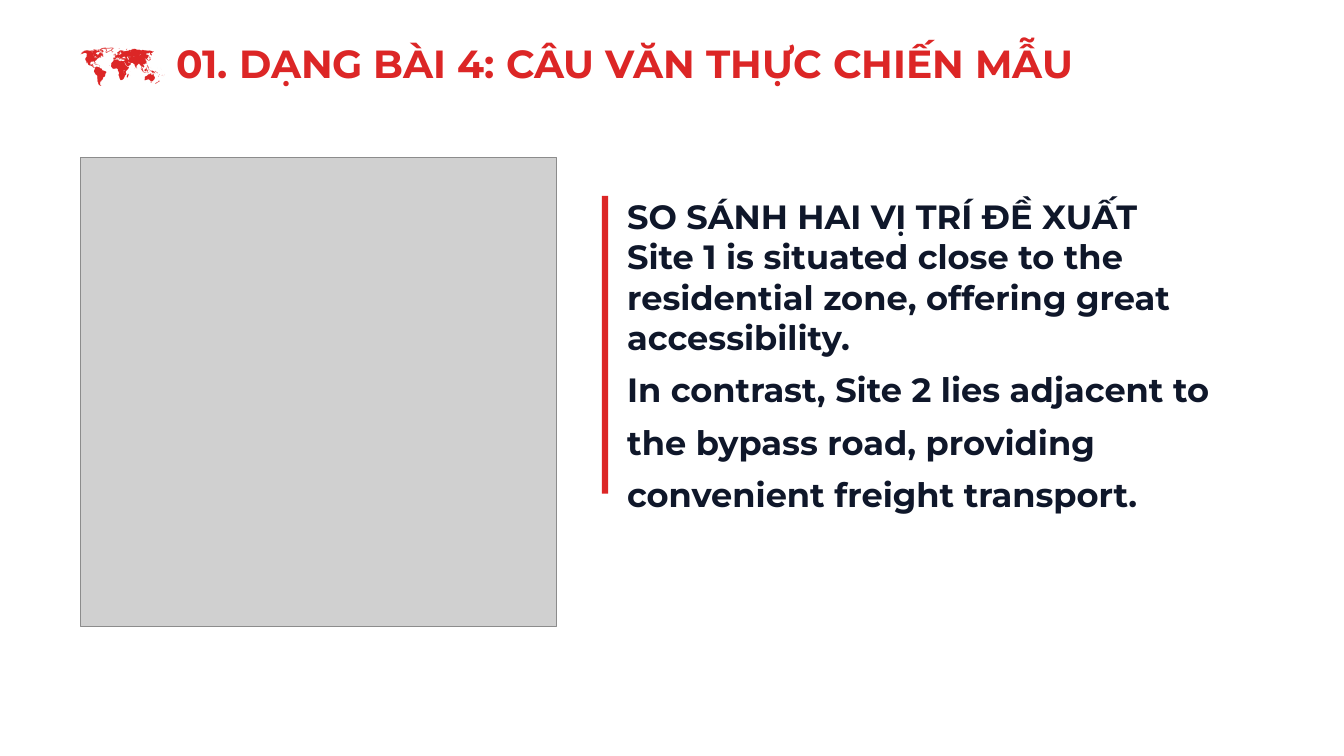
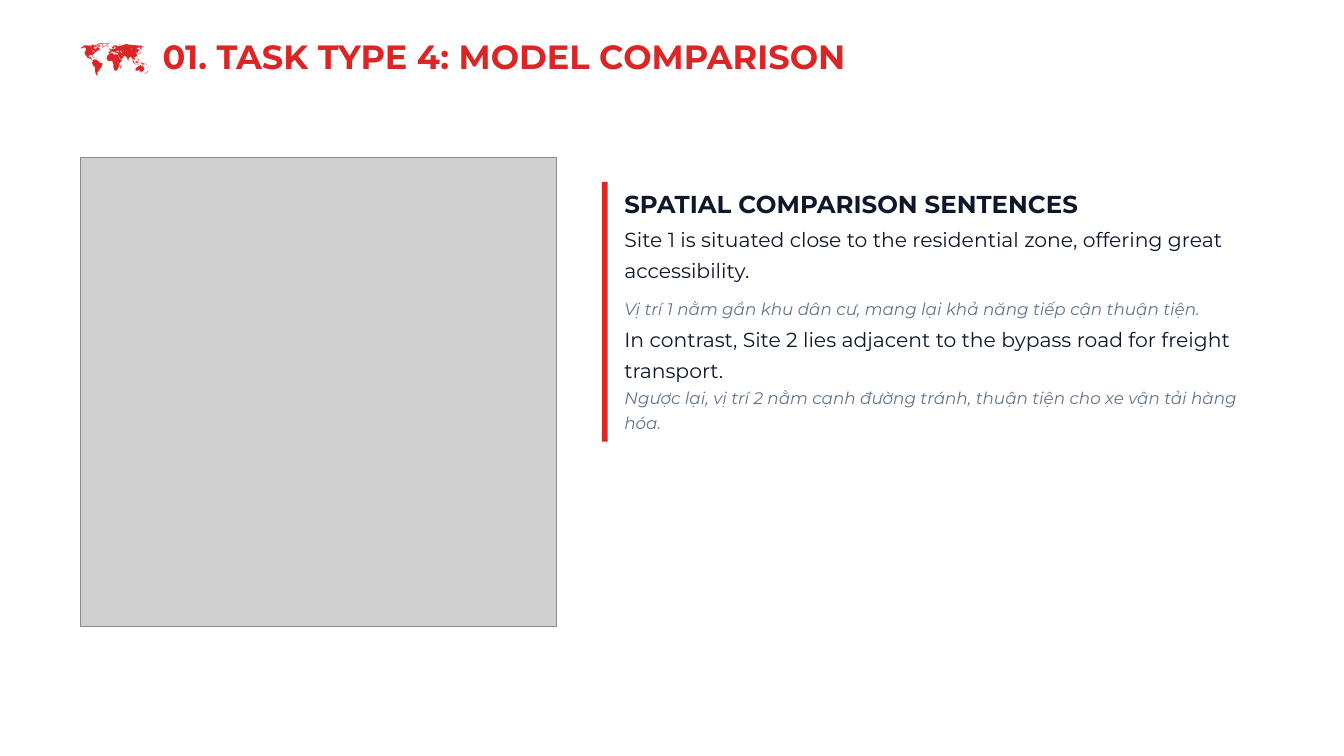
Before and after one commit to snowflake-vibing/KnowledgeLibrary, a slide deck: slide 8 of IELTS/07_YouTube_Studio/01_Slides_Writing_Task1_Map.pptx. Drawn at 1344x756 pixels with LibreOffice and Linux fonts; fonts in the diff are those of the drawing; grey boxes stand for pictures. Boxes give left, top, right and bottom in pixels: in the first picture for what was removed or moved away, otherwise in the second. Text is boxed around its words. In the diff, an @@ line names an element or a change of style, - is before the commit and + after.

```diff
--- a/IELTS/07_YouTube_Studio/01_Slides_Writing_Task1_Map.pptx
+++ b/IELTS/07_YouTube_Studio/01_Slides_Writing_Task1_Map.pptx
@@ text at <box>163,45,845,70</box>: text changed; size 28 to 24 pt @@
-🗺️ 01. DẠNG BÀI 4: CÂU VĂN THỰC CHIẾN MẪU
+🗺️ 01. TASK TYPE 4: MODEL COMPARISON
@@ rectangle: place and size @@
-rectangle at <box>602,196,608,493</box>
+rectangle at <box>602,182,608,443</box>
@@ text at <box>624,195,1237,429</box>: text changed; size 20 to 14.5 pt; bold off; italic off @@
-SO SÁNH HAI VỊ TRÍ ĐỀ XUẤT
-Site 1 is situated close to the residential zone, offering great accessibility.
-In contrast, Site 2 lies adjacent to the bypass road, providing convenient freight transport.
+SPATIAL COMPARISON SENTENCES
+Site 1 is situated close to the residential zone, offering great accessibility.
+Vị trí 1 nằm gần khu dân cư, mang lại khả năng tiếp cận thuận tiện.
+In contrast, Site 2 lies adjacent to the bypass road for freight transport.
+Ngược lại, vị trí 2 nằm cạnh đường tránh, thuận tiện cho xe vận tải hàng hóa.
```
Also in this commit, not shown: 29 other slides changed, 11 slides added, 11 slides removed, 8 other files.
